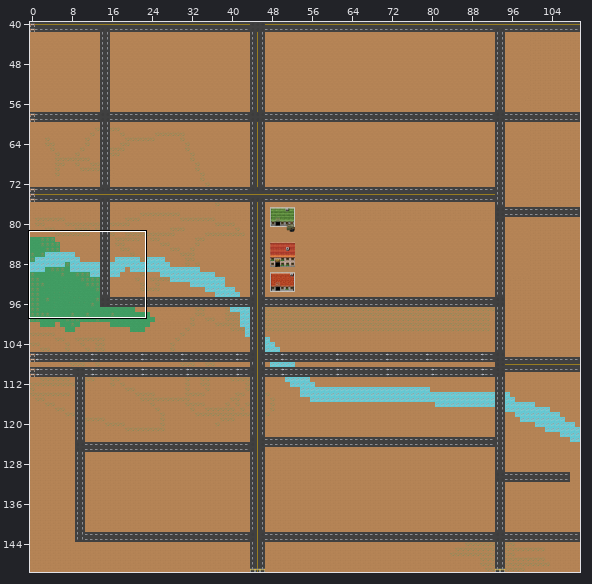
A Tiled map gets an edit: resources/maps/tucson.tmx. Above: a wide view before the commit, with the close-up outlined.
Close-up. Old version:
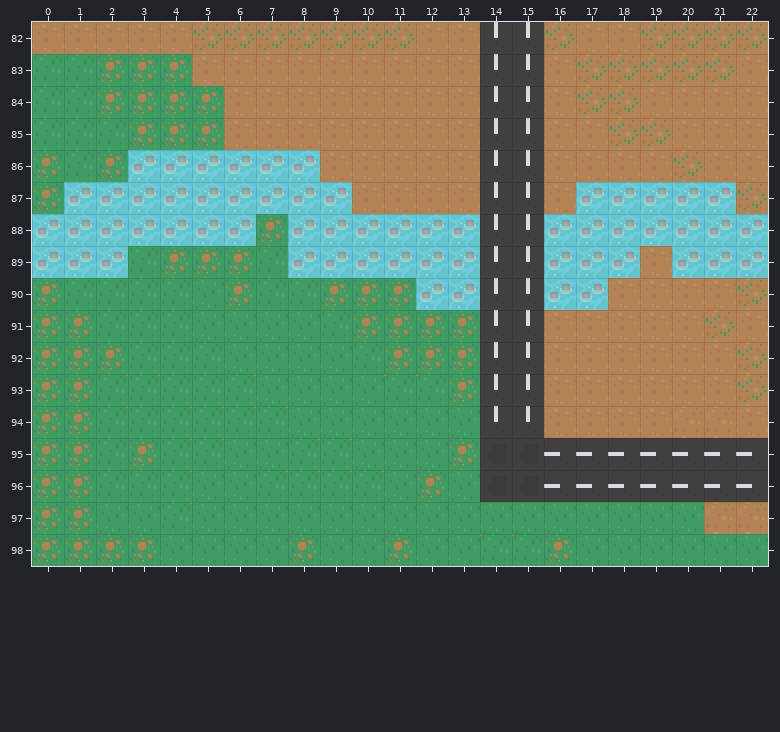
Cells are 16x16 px. Shown: x 0..22, y 82..98. The commit also changed other parts of the map, which this record leaves out.
After:
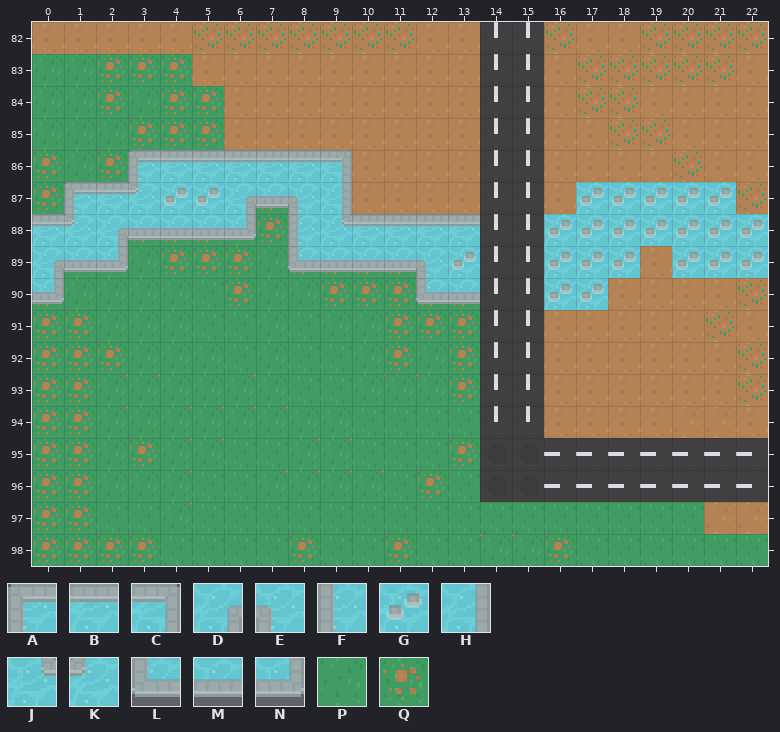
Key: from "city_tileset": A 174, B 175, C 176, D 177, E 178, F 211, G 212, H 213, J 214, K 215, L 248, M 249, N 250, P 963, Q 1018.
_ is an empty cell.
The edit:
Layer "Terrain":
Tile Q becomes tile P in row 84 at x 3; in row 91 at x 10; in row 92 at x 12.
Layer "Water":
Tile G becomes tile A in row 86 at x 3; in row 87 at x 1.
Tile G becomes tile B in row 86 at x 4 to 8; in row 87 at x 2; in row 88 at x 0 and 10 to 13.
The author put tile C in row 86 at x 9.
Tile G becomes tile D in row 87 at x 6; in row 88 at x 2; in row 89 at x 0.
Tile G becomes tile E in row 87 at x 8; in row 89 at x 12.
Tile G becomes tile F in row 88 at x 8.
Tile G becomes tile H in row 87 at x 9.
Tile G becomes tile J in row 88 at x 9.
Tile G becomes tile K in row 87 at x 3; in row 88 at x 1.
Tile G becomes tile L in row 89 at x 8; in row 90 at x 12.
Tile G becomes tile M in row 87 at x 7; in row 88 at x 3 to 5; in row 89 at x 1 and 9 to 11; in row 90 at x 13.
Tile G becomes tile N in row 88 at x 6; in row 89 at x 2.
The author put tile N in row 90 at x 0.
Changed places in both close-ups, as pixel boxes (x1, y1, x2, y2):
changed: (130, 90, 154, 114)
changed: (32, 150, 480, 310)
changed: (354, 314, 378, 338)
changed: (418, 346, 442, 370)
